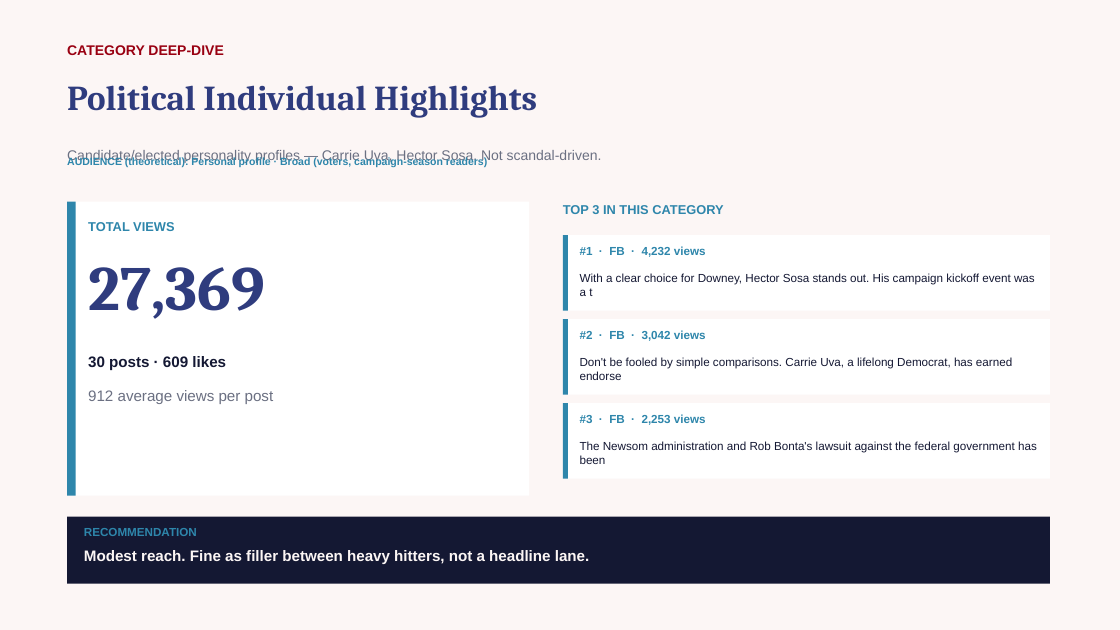
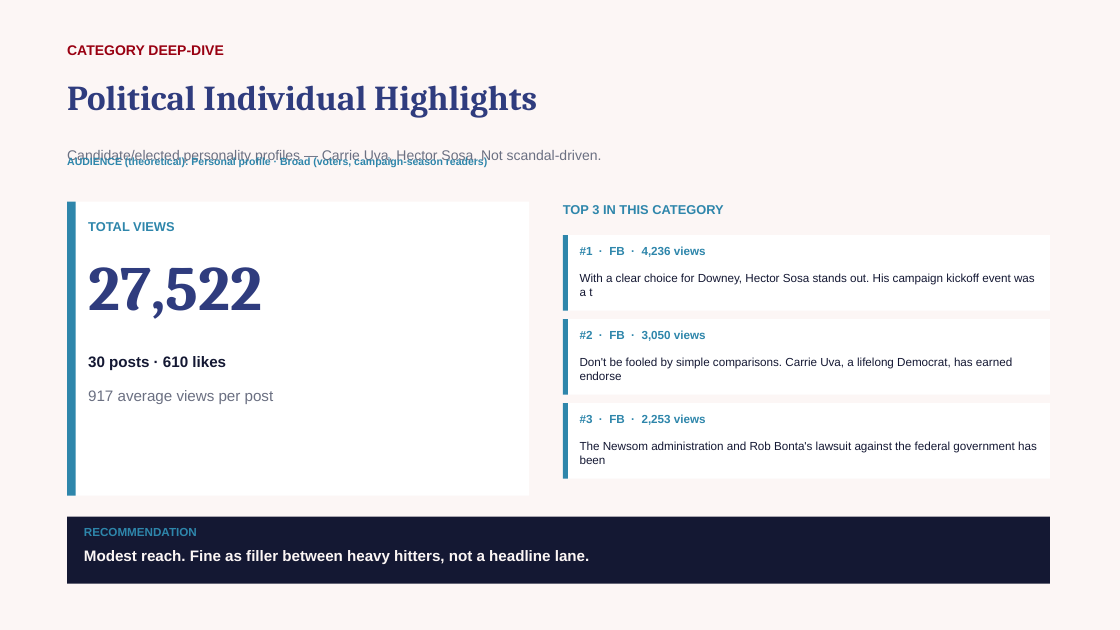
Before and after one commit to zvmmer/talking-downey-kpis, a slide deck: slide 12 of SPONSOR_CONTENT_REPORT.pptx. Drawn at 1120x630 pixels with LibreOffice and Linux fonts; fonts in the diff are those of the drawing. Boxes give left, top, right and bottom in pixels: in the first picture for what was removed or moved away, otherwise in the second. Text is boxed around its words. In the diff, an @@ line names an element or a change of style, - is before the commit and + after.

```diff
--- a/SPONSOR_CONTENT_REPORT.pptx
+++ b/SPONSOR_CONTENT_REPORT.pptx
@@ text at [88, 267, 262, 319]: text changed @@
-27,369
+27,522
@@ text at [580, 246, 706, 257]: text changed @@
-#1 · FB · 4,232 views
+#1 · FB · 4,236 views
@@ text at [88, 356, 226, 370]: text changed @@
-30 posts · 609 likes
+30 posts · 610 likes
@@ text at [580, 330, 706, 341]: text changed @@
-#2 · FB · 3,042 views
+#2 · FB · 3,050 views
@@ text at [88, 390, 274, 404]: text changed @@
-912 average views per post
+917 average views per post
```
Also in this commit, not shown: 8 other slides changed, 5 other files.
